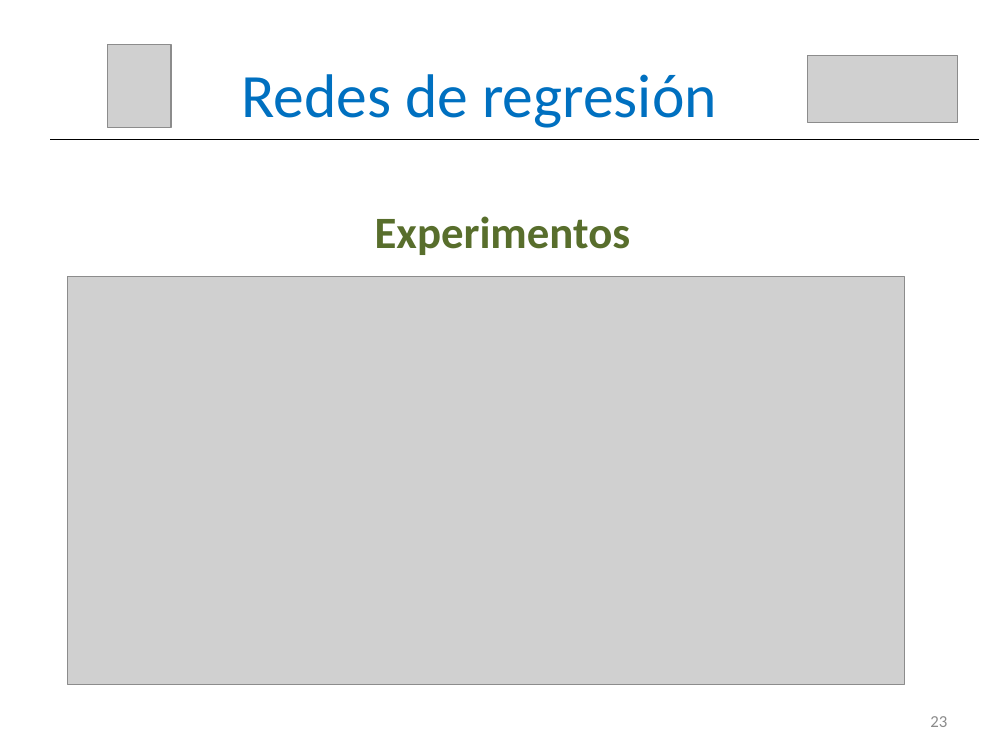
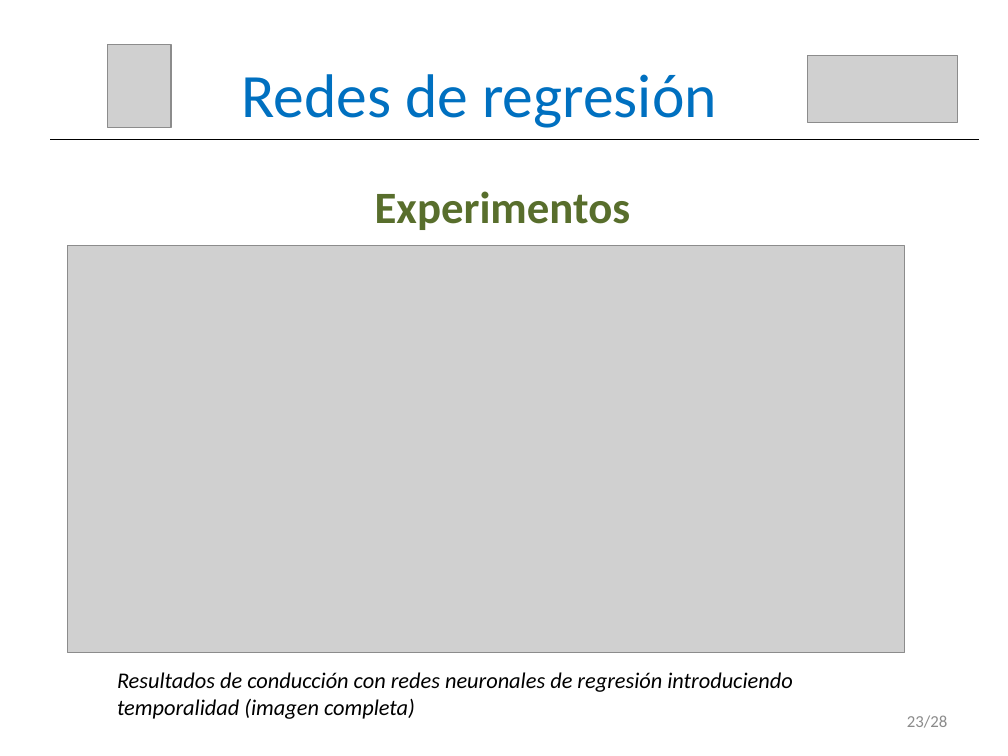
Before and after one commit to RoboticsLabURJC/2017-tfm-vanessa-fernandez, a slide deck: slide 24 of Memoria/Presentación.pptx. Drawn at 1008x756 pixels with LibreOffice and Linux fonts; fonts in the diff are those of the drawing; grey boxes stand for pictures. Boxes give left, top, right and bottom in pixels: in the first picture for what was removed or moved away, otherwise in the second. Text is boxed around its words. In the diff, an @@ line names an element or a change of style, - is before the commit and + after.

```diff
--- a/Memoria/Presentación.pptx
+++ b/Memoria/Presentación.pptx
@@ text "Experimentos": place and size @@
-text "Experimentos" at (375,216,631,255)
+text "Experimentos" at (375,191,631,230)
@@ picture: place and size @@
-picture at (68,277,904,684)
+picture at (68,246,904,653)
@@ text added at (117,672,792,719), 16 pt, text #000000, italic @@
+Resultados de conducción con redes neuronales de regresión introduciendo
+temporalidad (imagen completa)
@@ text at (907,715,947,728): text changed @@
-23
+23/28
```
Also in this commit, not shown: 28 other slides changed.
